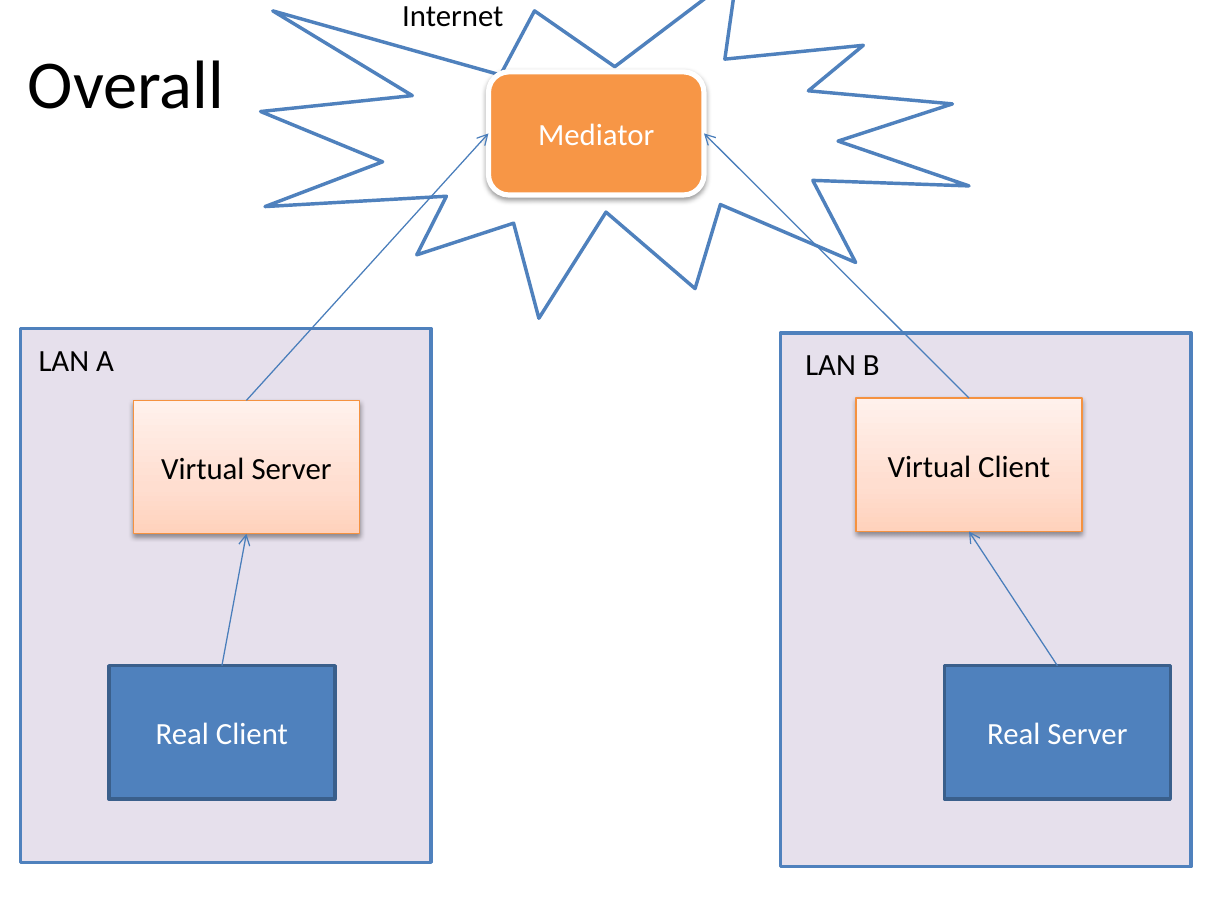
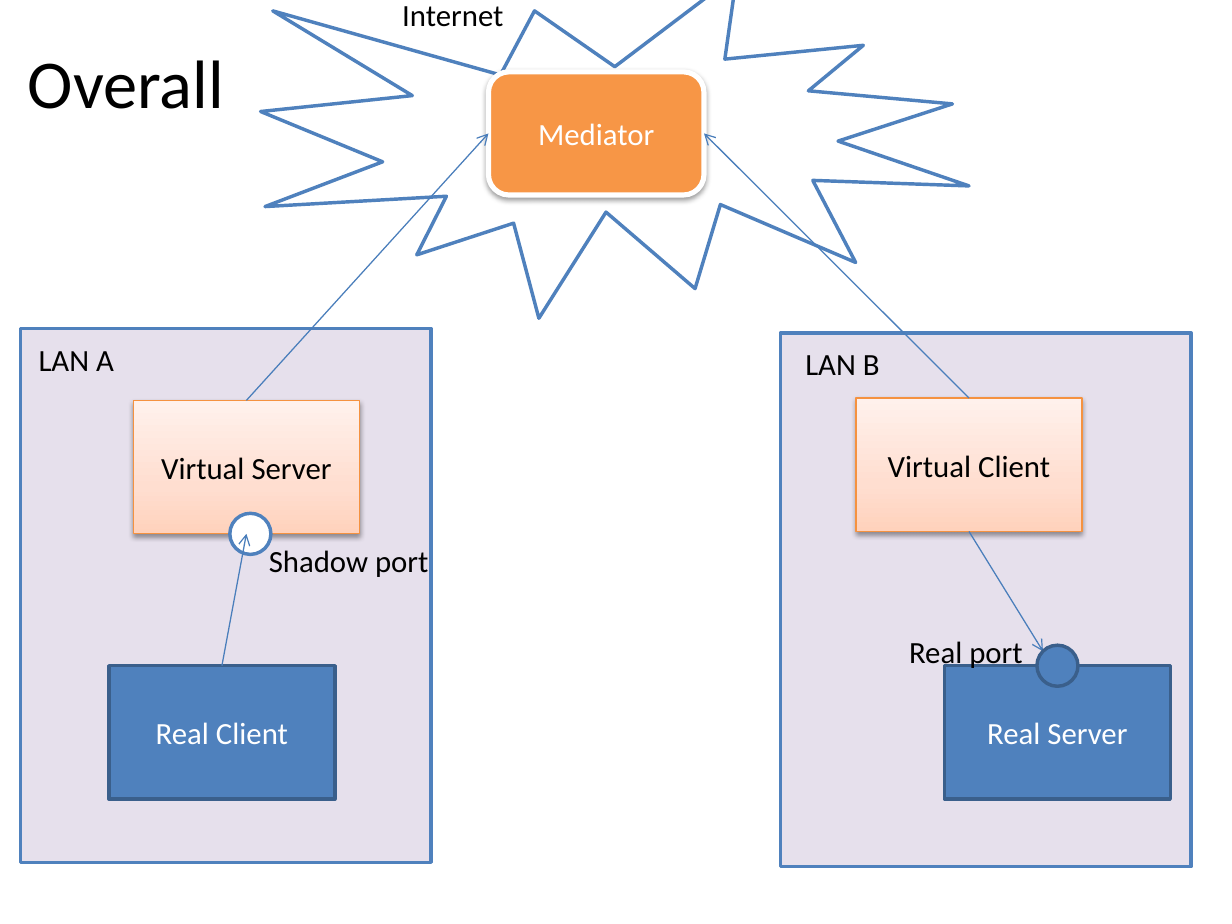
Before and after one commit to kouxing2000/ShadowPort, a slide deck: slide 1 of doc/shadow_port.pptx. Drawn at 1232x924 pixels with LibreOffice and Linux fonts; fonts in the diff are those of the drawing. Boxes give left, top, right and bottom in pixels: in the first picture for what was removed or moved away, otherwise in the second. Text is boxed around its words. In the diff, an @@ line names an element or a change of style, - is before the commit and + after.

```diff
--- a/doc/shadow_port.pptx
+++ b/doc/shadow_port.pptx
@@ ellipse added at [230,514,271,554], fill #FFFFFF, outline #4F81BD 2 pt @@
@@ arrow moved from (1057, 665) - (970, 531) to (970, 531) - (1044, 652) @@
@@ text added at [269,550,428,577], 18 pt, text #000000 @@
+Shadow port
@@ text added at [909,641,1022,671], 18 pt, text #000000 @@
+Real port
@@ ellipse added at [1037,646,1078,686], fill #4F81BD, outline #3A5F8C 2 pt @@
```
Also in this commit, not shown: 1 other slide changed, 1 other file.
